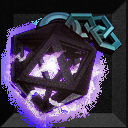
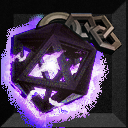
Two versions of the same layered image (w=128, h=128). Layer-by-layer changes:
painted on "Eluvi Charm copy 6" over bbox(28, 12, 122, 55)
painted on "src" over bbox(1, 12, 122, 128)
renamed "diffuse" to "Layer 48", painted on it over bbox(1, 12, 122, 128)
